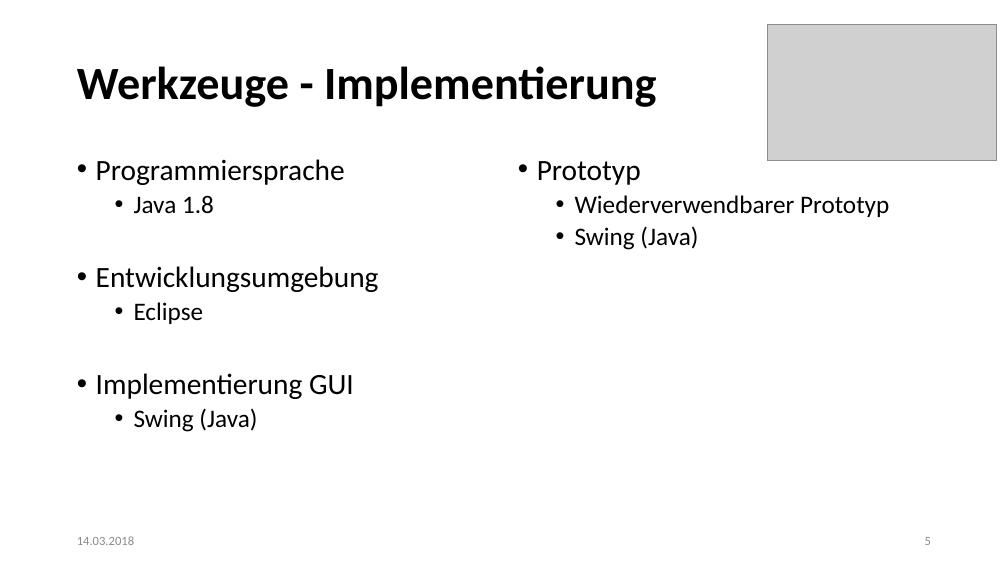
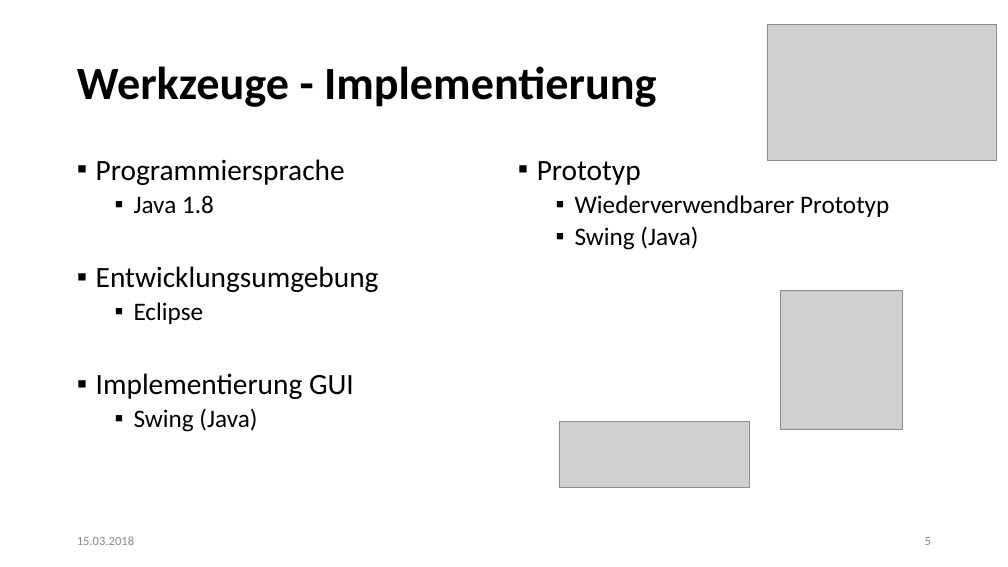
Before and after one commit to ateuchtmann/259035_SoftEngPR, a slide deck: slide 5 of Organisation/PR Software Engineering.pptx. Drawn at 1008x567 pixels with LibreOffice and Linux fonts; fonts in the diff are those of the drawing; grey boxes stand for pictures. Boxes give left, top, right and bottom in pixels: in the first picture for what was removed or moved away, otherwise in the second. Text is boxed around its words. In the diff, an @@ line names an element or a change of style, - is before the commit and + after.

```diff
--- a/Organisation/PR Software Engineering.pptx
+++ b/Organisation/PR Software Engineering.pptx
@@ text "Programmiersprache" at [96, 159, 379, 432]: bullet • to ▪ @@
@@ text "Prototyp" at [537, 161, 889, 250]: bullet • to ▪ @@
@@ picture added at [781, 291, 903, 430] @@
@@ picture added at [560, 422, 750, 488] @@
@@ text at [77, 536, 134, 545]: text changed @@
-14.03.2018
+15.03.2018
```
Also in this commit, not shown: 4 other slides changed.
